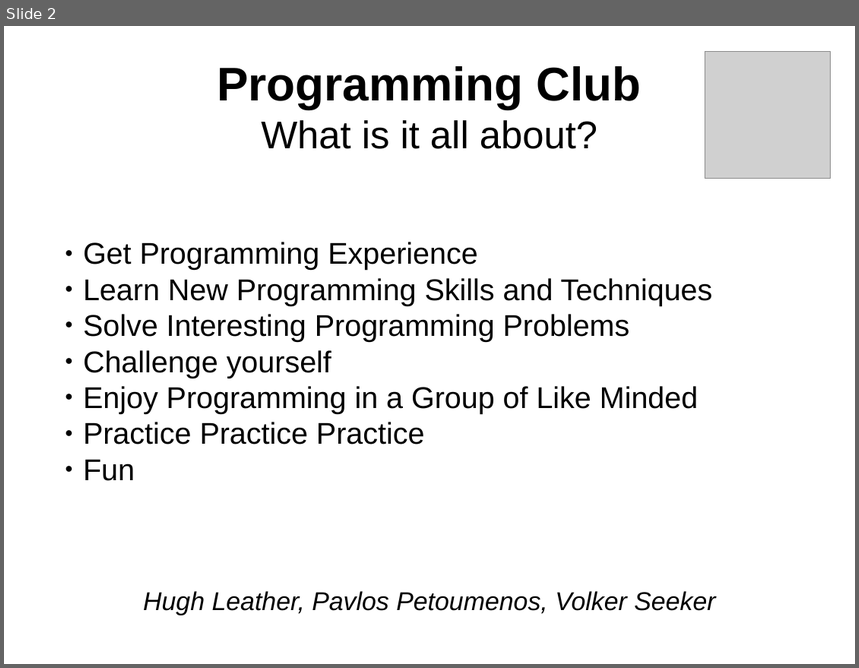
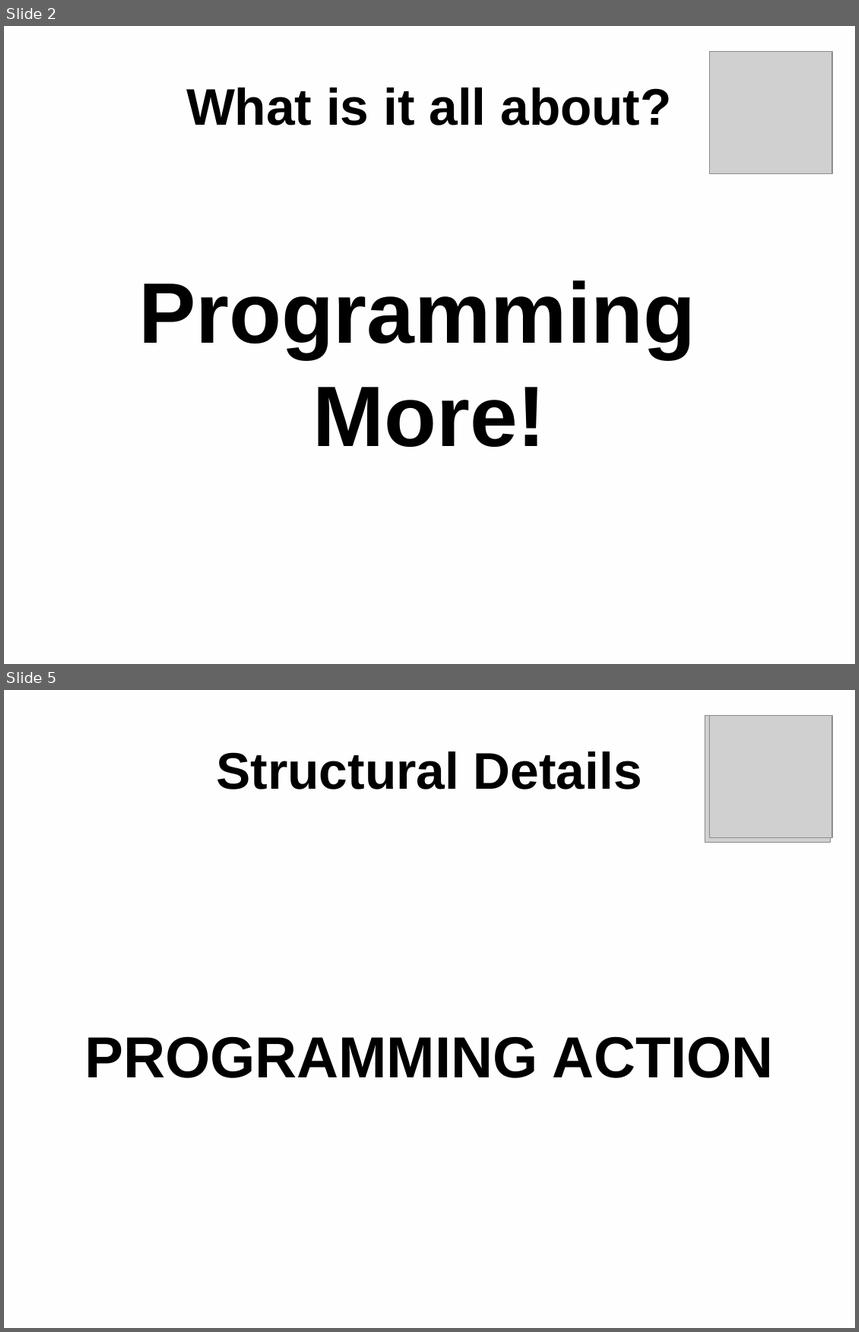
Before and after one commit to vsee/uoe_programmingclub, a slide deck: slides/session001_20160218.odp. Shown one above the other, each under a label of ours: slide 2 before the commit, slides 2 and 5 after it; the slides between them are not shown. The pictures are 859x668 and 859x1332 pixels, drawn with LibreOffice and Linux fonts; fonts in the diff are those of the drawing; grey boxes stand for pictures. Boxes give left, top, right and bottom in pixels: in the first picture for what was removed or moved away, otherwise in the second. Text is boxed around its words. In the diff, an @@ line names an element or a change of style, - is before the commit and + after.

```diff
--- a/slides/session001_20160218.odp
+++ b/slides/session001_20160218.odp
@@ slide 5 added at (4, 690, 855, 1328), background #FFFEFF @@
@@ picture added at (705, 716, 831, 842) @@
@@ picture added at (710, 716, 833, 838) @@
@@ title added at (217, 752, 642, 790), 48 pt, text #000000, bold @@
+Structural Details
@@ subtitle added at (85, 1037, 774, 1078), 54 pt, text #000000, bold @@
+PROGRAMMING ACTION
@@ slide 2 changed as well @@
@@ background #FFFFFF to #FFFEFF @@
@@ picture: place and size @@
-picture at (705, 52, 831, 178)
+picture at (710, 52, 833, 174)
@@ title at (186, 88, 671, 126): text changed; size 36 to 48 pt; bold on @@
-Programming Club
-What is it all about?
+What is it all about?
@@ text at (139, 281, 696, 447): text changed; size 28 to 80 pt; bold on @@
-  ● Get Programming Experience
-  ● Learn New Programming Skills and Techniques
-  ● Solve Interesting Programming Problems
-  ● Challenge yourself
-  ● Enjoy Programming in a Group of Like Minded
-  ● Practice Practice Practice
-  ● Fun
+Programming
+More!
@@ text removed at (143, 591, 715, 616) @@
-Hugh Leather, Pavlos Petoumenos, Volker Seeker
```
Also in this commit, not shown: 3 other slides changed, 3 other slides added, 1 slide removed, 6 other files.
